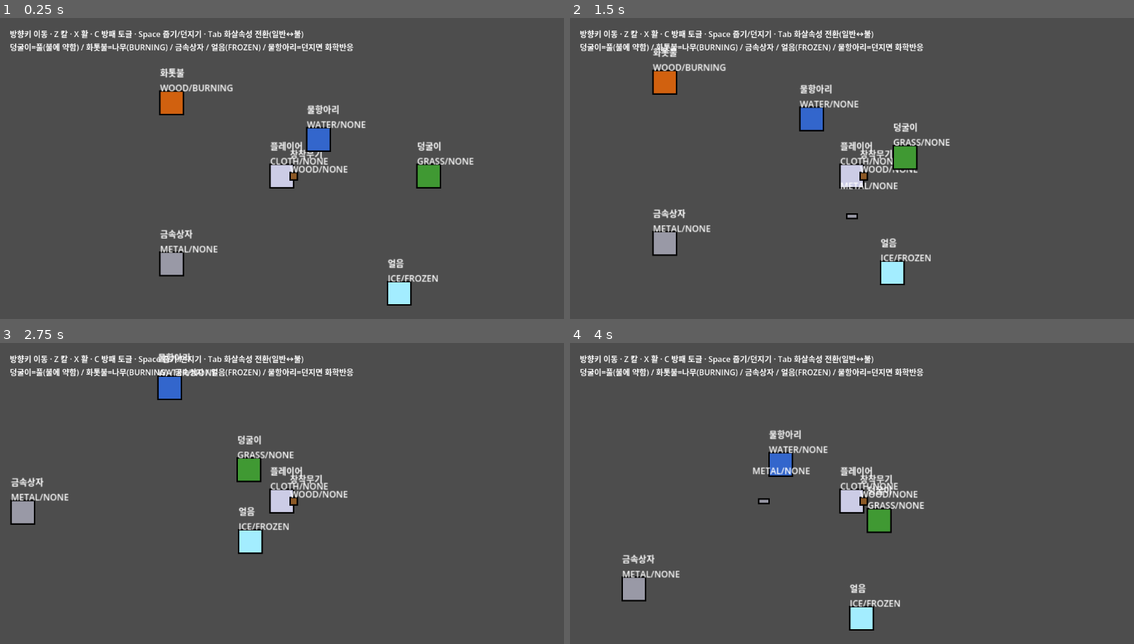
Above: before the commit, frames 1-4 (two rows, left to right).
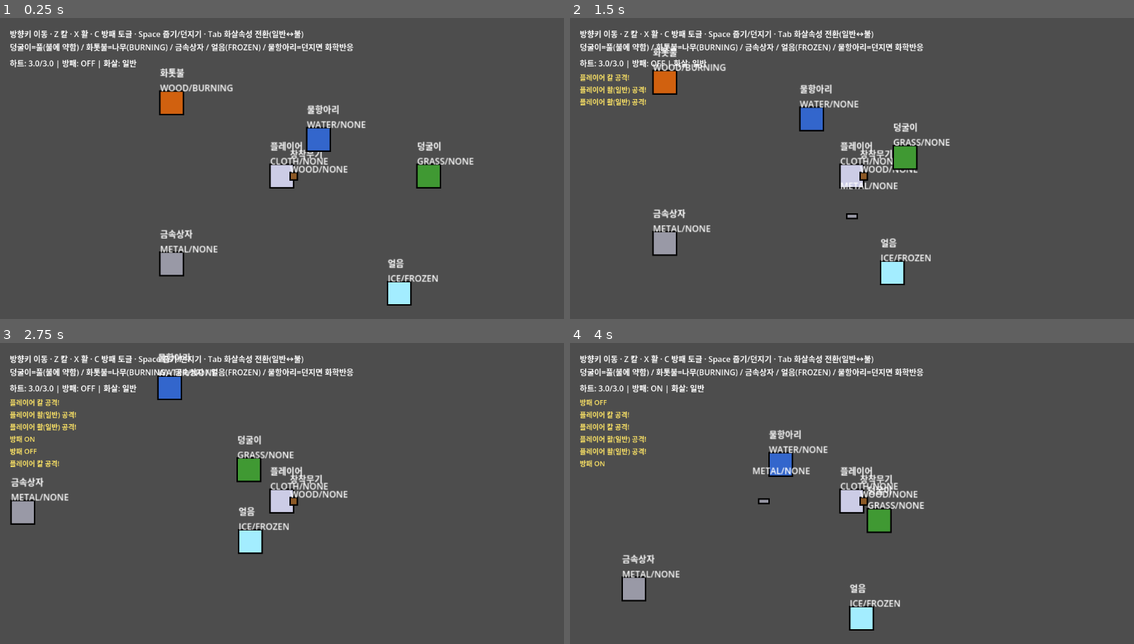
Above: after the commit, the same moments.

Repository: 50seok/ZeldaLike
Game: Godot game, scene res://scenes/playground/playground.tscn
The game is run twice, just before and just after one commit, with the same random seed, the same clock (stepped at 60 frames per second) and the same inputs. This scene is started directly instead of the project's main scene.
Inputs:
- Up to frame 1 (0.25 s): no input
- Up to frame 2 (1.5 s): tap Enter at 0.5 s; hold Right (ui_right) 0.53-1.28 s; tap Z at 0.6 s; tap Space at 0.77 s; tap X at 0.8, 1.35 s; hold Down (ui_down) from 1.28 s (still down)
- Up to frame 3 (2.75 s): tap Space at 1.52 s; tap C at 1.55, 2.1 s; release Down (ui_down) at 2.03 s; hold Right (ui_right) from 2.03 s (still down); tap Z at 2.3 s
- Up to frame 4 (4 s): release Right (ui_right) at 2.78 s; hold Up (ui_up) 2.78-3.53 s; tap Z at 2.85 s; tap Space at 3.02, 3.77 s; tap X at 3.05, 3.6 s; hold Left (ui_left) from 3.53 s (still down); tap C at 3.8 s

The runs differ from the first frame. In frame 1, 0.3% of the frame differs, in the area x 1-25%, y 13-17%; in frame 2, 0.7%; in frame 3, 1.0%, in the area x 1-25%, y 13-42%; in frame 4, 1.0%.

Commit message:
fix: 덩굴이 접촉 피해가 완전히 겹치면 멈추는 버그 + 전투 디버그 HUD 추가
- VineEnemy: 접촉 피해 체크가 "이동 중" 조건 안에 있어서 거리<=1.0(완전히 겹침)
  이후로는 피해 판정 자체가 멈추던 버그 수정 (수동 플레이 중 발견 - "겹쳐도 아무
  반응 없음"). 이동과 피해 판정을 독립 조건으로 분리.
- Combatant.damaged 신호 신설, Player.did_attack/did_shield_toggle 신호 신설
  - 공격/전투 그래픽이 없는 M2 단계에서 무슨 일이 일어나는지 확인할 수 있게
- playground: 상태창(하트/방패/화살속성) + 이벤트 로그 HUD 추가

Diff:
--- a/project/scenes/playground/playground.gd
+++ b/project/scenes/playground/playground.gd
@@ -2,21 +2,28 @@
 
 ## 수동 플레이용 샌드박스. 자동 검증 씬(chem_test/m2_test)과 달리 여기선 직접 조작한다.
 ## 방향키 이동 / Z 칼 / X 활 / C 방패 토글 / Space 줍기·던지기 / Tab 화살 속성 전환(일반↔불).
+## 공격/전투 그래픽이 아직 없어서(M2), 상태창+이벤트 로그로 대신 확인한다.
+
+var _player: Player
+var _vine: VineEnemy
+var _status_label: Label
+var _log_label: Label
+var _log_lines: Array[String] = []
 
 
 func _ready() -> void:
-	var player := Player.new()
-	player.global_position = Vector2(400, 300)
-	add_child(player)
+	_player = Player.new()
+	_player.global_position = Vector2(400, 300)
+	add_child(_player)
 
 	var camera := Camera2D.new()
 	camera.zoom = Vector2(1.5, 1.5)
-	player.add_child(camera)
+	_player.add_child(camera)
 	camera.make_current()
 
-	var vine := VineEnemy.new()
-	vine.global_position = Vector2(600, 300)
-	add_child(vine)
+	_vine = VineEnemy.new()
+	_vine.global_position = Vector2(600, 300)
+	add_child(_vine)
 
 	var campfire := ChemActor.new()
 	campfire.chem_material = ChemTypes.MaterialTag.WOOD
@@ -46,8 +53,45 @@
 
 	var ui := CanvasLayer.new()
 	add_child(ui)
+
 	var help := Label.new()
 	help.position = Vector2(20, 20)
 	help.add_theme_font_size_override("font_size", 16)
 	help.text = "방향키 이동 · Z 칼 · X 활 · C 방패 토글 · Space 줍기/던지기 · Tab 화살속성 전환(일반↔불)\n덩굴이=풀(불에 약함) / 화톳불=나무(BURNING) / 금속상자 / 얼음(FROZEN) / 물항아리=던지면 화학반응"
 	ui.add_child(help)
+
+	_status_label = Label.new()
+	_status_label.position = Vector2(20, 80)
+	_status_label.add_theme_font_size_override("font_size", 16)
+	ui.add_child(_status_label)
+
+	_log_label = Label.new()
+	_log_label.position = Vector2(20, 110)
+	_log_label.add_theme_font_size_override("font_size", 14)
+	_log_label.add_theme_color_override("font_color", Color(1, 0.9, 0.4))
+	ui.add_child(_log_label)
+
+	_player.did_attack.connect(func(kind): _log("플레이어 %s 공격!" % kind))
+	_player.did_shield_toggle.connect(func(active): _log("방패 %s" % ("ON" if active else "OFF")))
+	_player.damaged.connect(func(amount): _log("플레이어 피격 -%.1f" % amount))
+	_player.died.connect(func(): _log("플레이어 사망..."))
+	_vine.damaged.connect(func(amount): _log("덩굴이 피격 -%.1f" % amount))
+	_vine.died.connect(func(): _log("덩굴이 처치!"))
+
+
+func _process(_delta: float) -> void:
+	if not is_instance_valid(_player):
+		return
+	var tool_name := "불" if _player.current_tool == Player.ToolType.FIRE else "일반"
+	_status_label.text = "하트: %.1f/%.1f | 방패: %s | 화살: %s" % [
+		_player.hearts, _player.max_hearts,
+		("ON" if _player.shield_active else "OFF"),
+		tool_name,
+	]
+
+
+func _log(msg: String) -> void:
+	_log_lines.append(msg)
+	if _log_lines.size() > 6:
+		_log_lines.pop_front()
+	_log_label.text = "\n".join(_log_lines)
--- a/project/scripts/combat/combatant.gd
+++ b/project/scripts/combat/combatant.gd
@@ -5,6 +5,7 @@
 ## 화학엔진이 그대로 적용되면서(예: 풀 몬스터는 불에 타 죽음) 전투 피해도 받는다.
 
 signal died
+signal damaged(amount: float)
 
 @export var max_hearts: float = 3.0
 var hearts: float
@@ -19,6 +20,7 @@
 	if hearts <= 0.0:
 		return
 	hearts = max(0.0, hearts - amount)
+	damaged.emit(amount)
 	if hearts <= 0.0:
 		died.emit()
 		queue_free()
--- a/project/scripts/combat/player.gd
+++ b/project/scripts/combat/player.gd
@@ -5,6 +5,10 @@
 ## 조작(수동 플레이 시): 방향키=이동, Z=칼, X=활, C=방패 토글, Space=줍기/던지기, Tab=화살 속성 전환.
 
 enum ToolType { NORMAL, FIRE }
+
+## 공격/방어 그래픽이 없는 동안(M2) 조작 결과를 확인할 수 있게 하는 디버그용 신호.
+signal did_attack(kind: String)
+signal did_shield_toggle(active: bool)
 
 @export var move_speed: float = 140.0
 @export var sword_material: int = ChemTypes.MaterialTag.WOOD
@@ -58,6 +62,7 @@
 
 
 func perform_melee_attack() -> void:
+	did_attack.emit("칼")
 	for node in get_tree().get_nodes_in_group("combatant_enemies"):
 		if not is_instance_valid(node):
 			continue
@@ -67,6 +72,7 @@
 
 
 func perform_bow_attack() -> void:
+	did_attack.emit("활(%s)" % ("불" if current_tool == ToolType.FIRE else "일반"))
 	var arrow := Arrow.new()
 	arrow.shooter = self
 	arrow.direction = facing if facing != Vector2.ZERO else Vector2.RIGHT
@@ -79,6 +85,7 @@
 
 func toggle_shield() -> void:
 	shield_active = not shield_active
+	did_shield_toggle.emit(shield_active)
 
 
 func cycle_tool() -> void:
--- a/project/scripts/combat/vine_enemy.gd
+++ b/project/scripts/combat/vine_enemy.gd
@@ -40,6 +40,9 @@
 
 	if _state == AIState.CHASE and to_player.length() > 1.0:
 		position += to_player.normalized() * move_speed * delta
-		if to_player.length() < 24.0 and _cooldown_left <= 0.0 and _player.has_method("take_damage"):
-			_player.take_damage(contact_damage)
-			_cooldown_left = contact_cooldown
+
+	# 접촉 피해는 "아직 다가가는 중"과 무관하게 확인한다 — 이동 조건 안에 넣으면
+	# 완전히 겹친 순간(거리<=1.0) 피해 판정 자체가 멈추는 버그가 생긴다(실측 확인).
+	if _state == AIState.CHASE and to_player.length() < 24.0 and _cooldown_left <= 0.0 and _player.has_method("take_damage"):
+		_player.take_damage(contact_damage)
+		_cooldown_left = contact_cooldown
